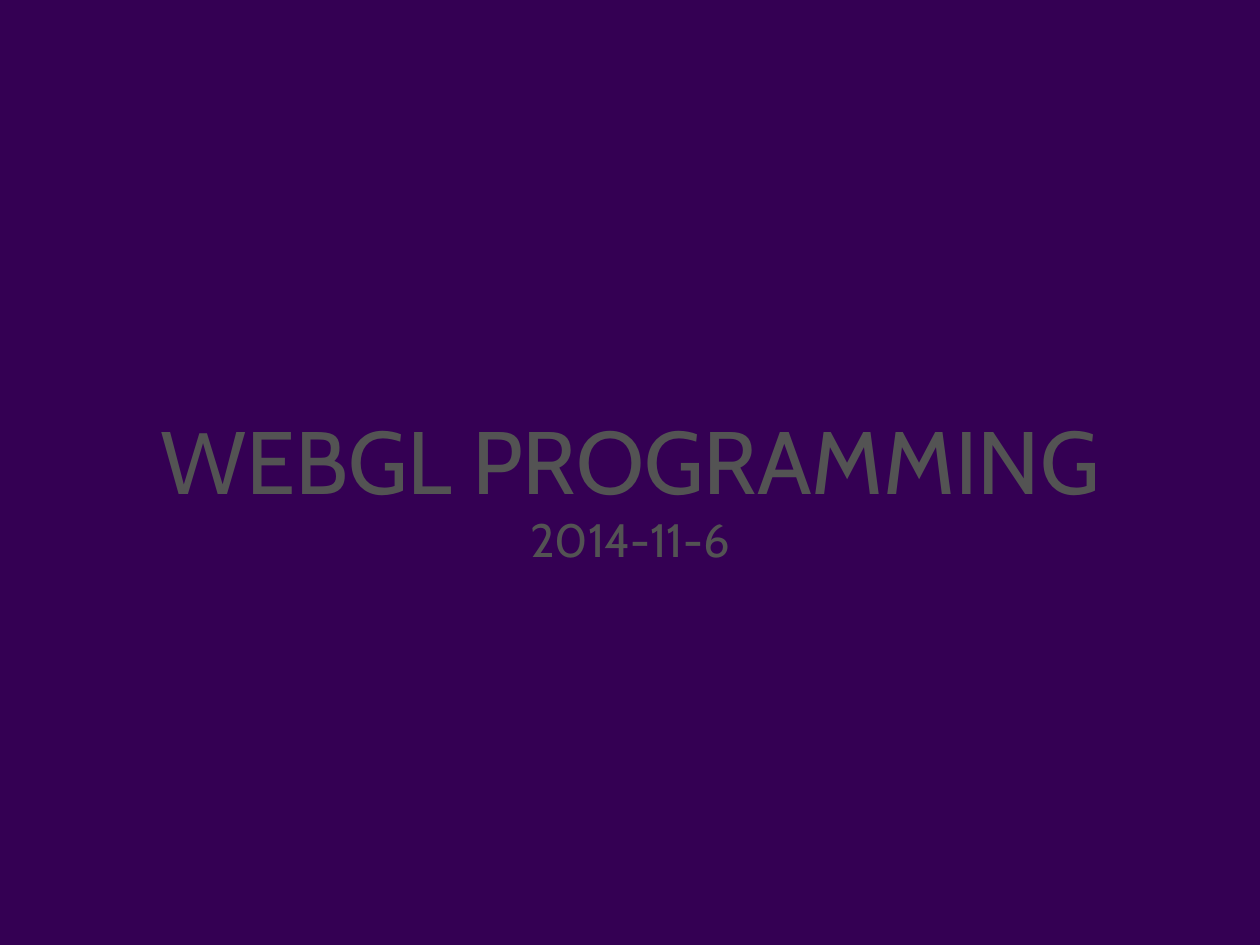
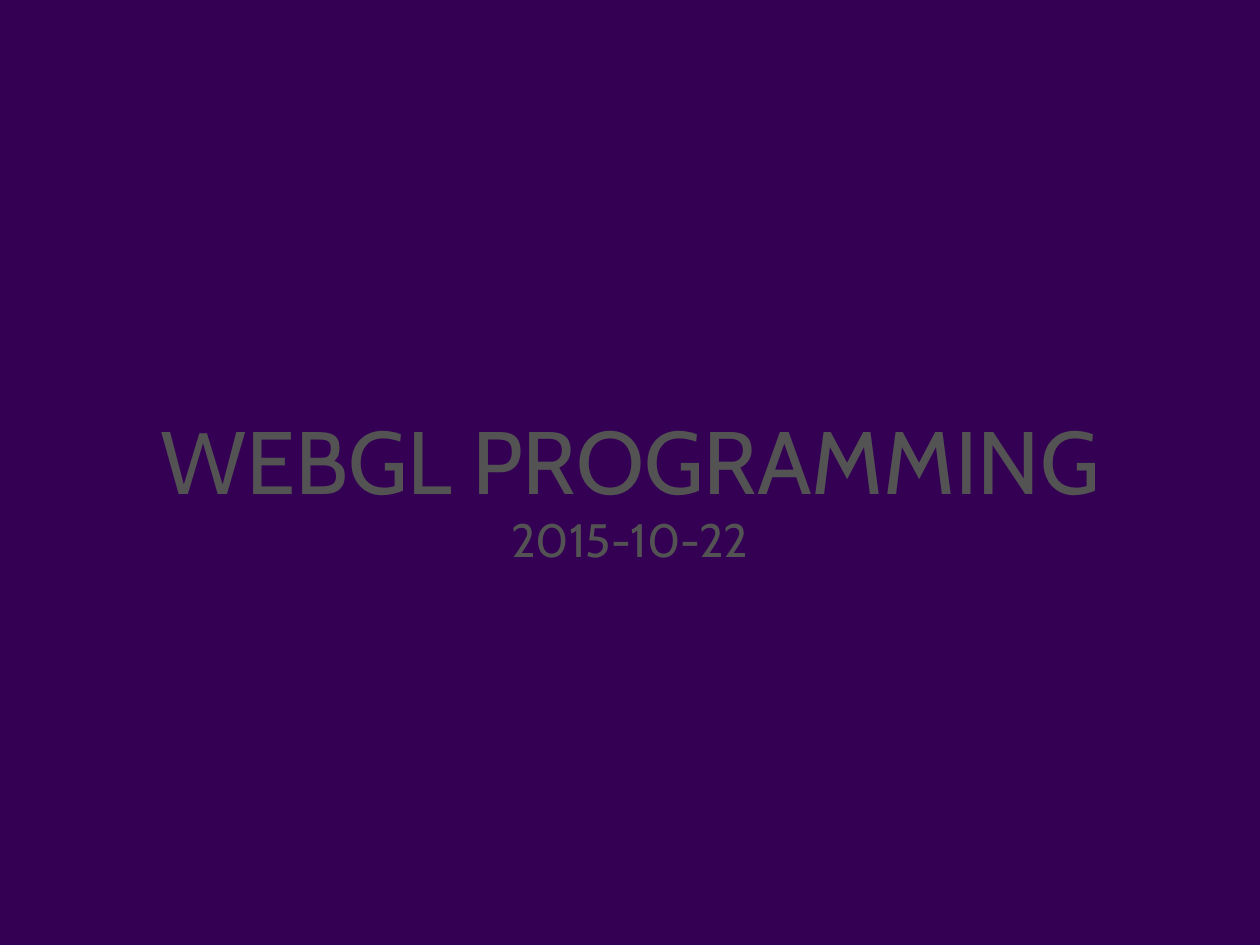
Before and after one commit to zhouxinan/FudanCG, a slide deck: slide 1 of Project2/webGL编程_添加注释版本.pptx. Drawn at 1260x945 pixels with LibreOffice and Linux fonts; fonts in the diff are those of the drawing; background and template pictures are left out. Boxes give left, top, right and bottom in pixels: in the first picture for what was removed or moved away, otherwise in the second. Text is boxed around its words. In the diff, an @@ line names an element or a change of style, - is before the commit and + after.

```diff
--- a/Project2/webGL编程_添加注释版本.pptx
+++ b/Project2/webGL编程_添加注释版本.pptx
@@ text at <box>511,524,748,558</box>: text changed @@
-2014-11-6
+2015-10-22
```
Also in this commit, not shown: 1 other file.
